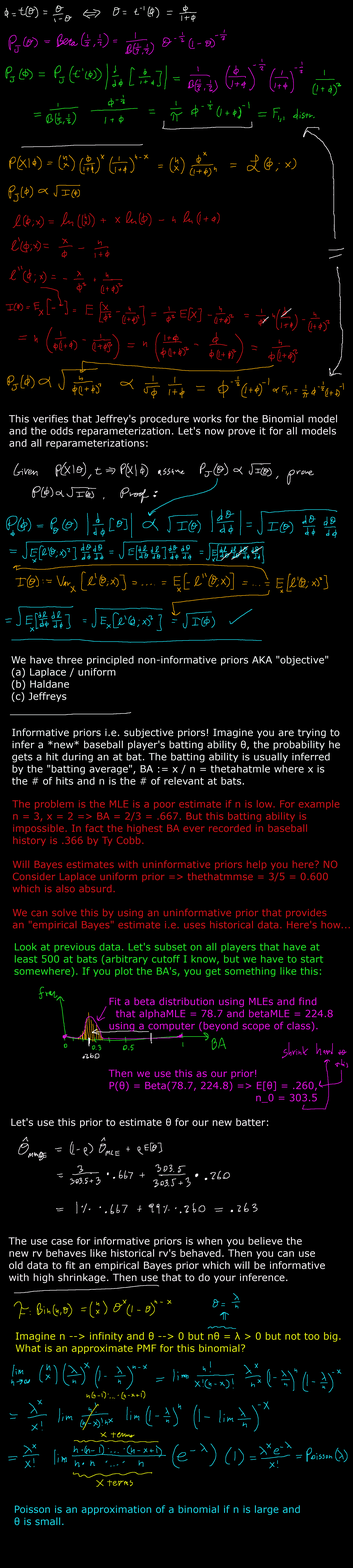
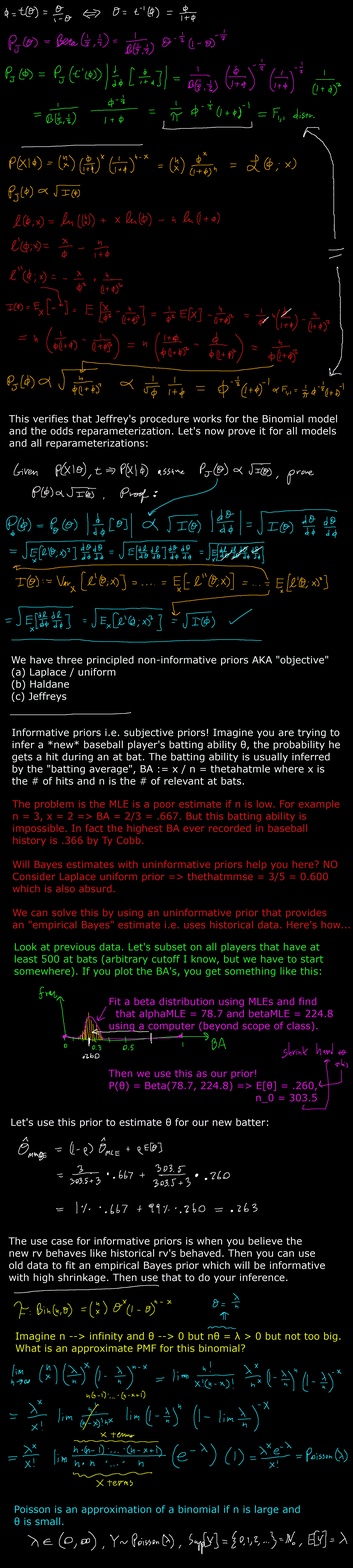
Layered file, before and after one edit (353×1568). Changes by layer:
painted on "Background" over <box>27,1530,348,1555</box>
